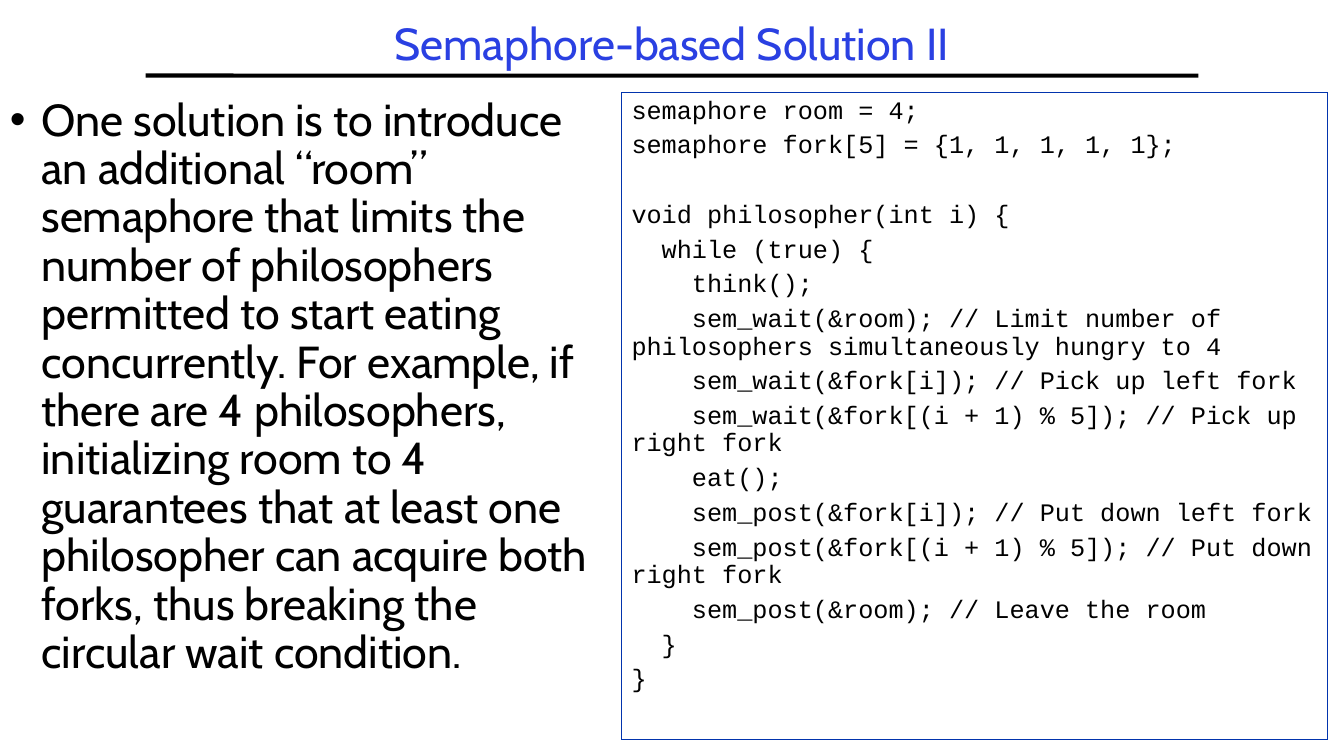
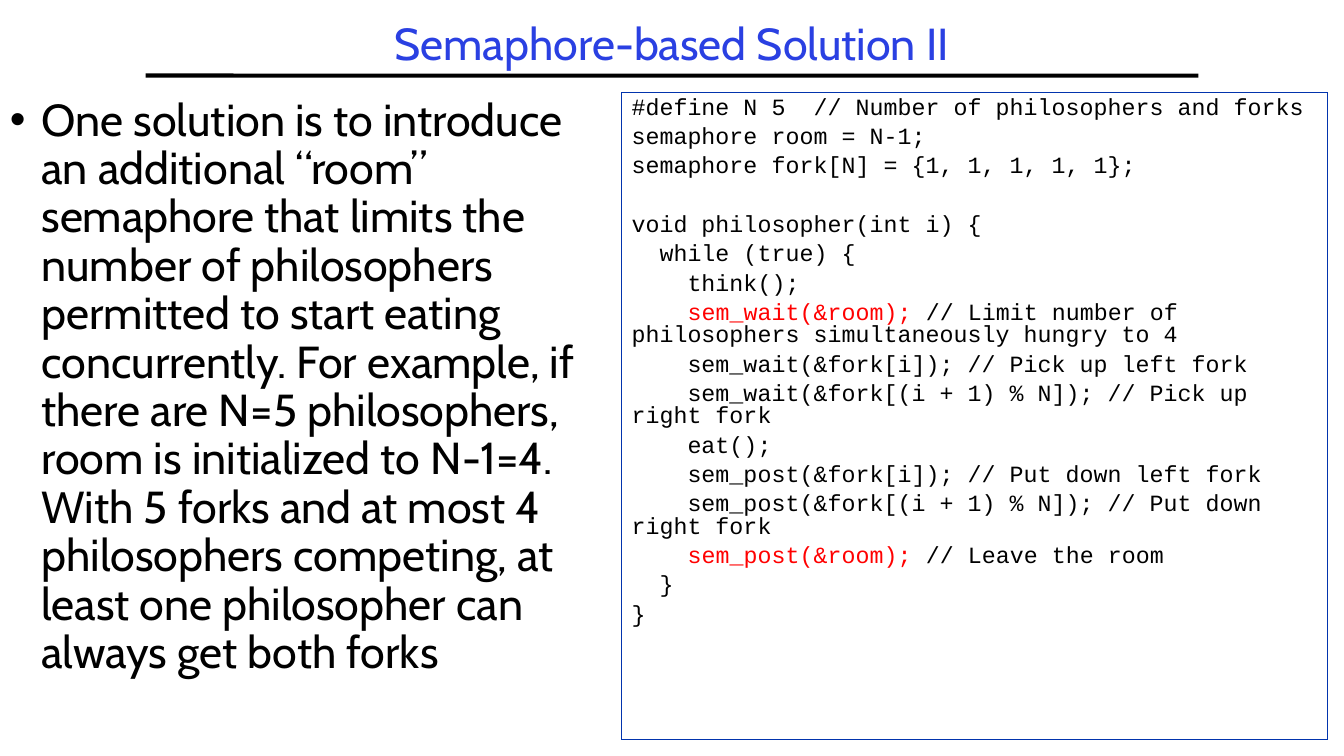
Before and after one commit to guhofstra/CSC256Fa25, a slide deck: slide 50 of PPTs/L3-Synchronization.pptx (slide 47 before the commit). Drawn at 1344x756 pixels with LibreOffice and Linux fonts; fonts in the diff are those of the drawing. Boxes give left, top, right and bottom in pixels: in the first picture for what was removed or moved away, otherwise in the second. Text is boxed around its words. In the diff, an @@ line names an element or a change of style, - is before the commit and + after.

```diff
--- a/PPTs/L3-Synchronization.pptx
+++ b/PPTs/L3-Synchronization.pptx
@@ text at [41,102,574,678]: text changed @@
-• One solution is to introduce an additional “room” semaphore that limits the number of philosophers permitted to start eating concurrently. For example, if there are 4 philosophers, initializing room to 4 guarantees that at least one philosopher can acquire both forks, thus breaking the circular wait condition.
+• One solution is to introduce an additional “room” semaphore that limits the number of philosophers permitted to start eating concurrently. For example, if there are N=5 philosophers, room is initialized to N-1=4. With 5 forks and at most 4 philosophers competing, at least one philosopher can always get both forks
@@ text in rectangle at [632,98,1304,178]: text changed; size 18 to 16.6 pt @@
-semaphore room = 4;
-semaphore fork[5] = {1, 1, 1, 1, 1};
+#define N 5 // Number of philosophers and forks
+semaphore room = N-1;
+semaphore fork[N] = {1, 1, 1, 1, 1};
@@ text in rectangle at [632,215,1262,568]: size 18 to 16.6 pt in "void philosopher(int i) {", "while (true) {", "think();", "sem_wait(&room); // Limit number of philosophers simultaneou ..." and 6 more places; text colour #000000 to #FF0000 in "sem_wait(&room);", "sem_post(&room);"; line spacing 0.9 to 0.8 @@
@@ text in rectangle at [632,384,1248,428]: text changed; size 18 to 16.6 pt @@
-sem_wait(&fork[(i + 1) % 5]); // Pick up right fork
+sem_wait(&fork[(i + 1) % N]); // Pick up right fork
@@ text in rectangle at [632,494,1262,539]: text changed; size 18 to 16.6 pt @@
-sem_post(&fork[(i + 1) % 5]); // Put down right fork
+sem_post(&fork[(i + 1) % N]); // Put down right fork
```
Also in this commit, not shown: 13 other slides changed, 5 slides added, 2 slides removed, 8 other files.
